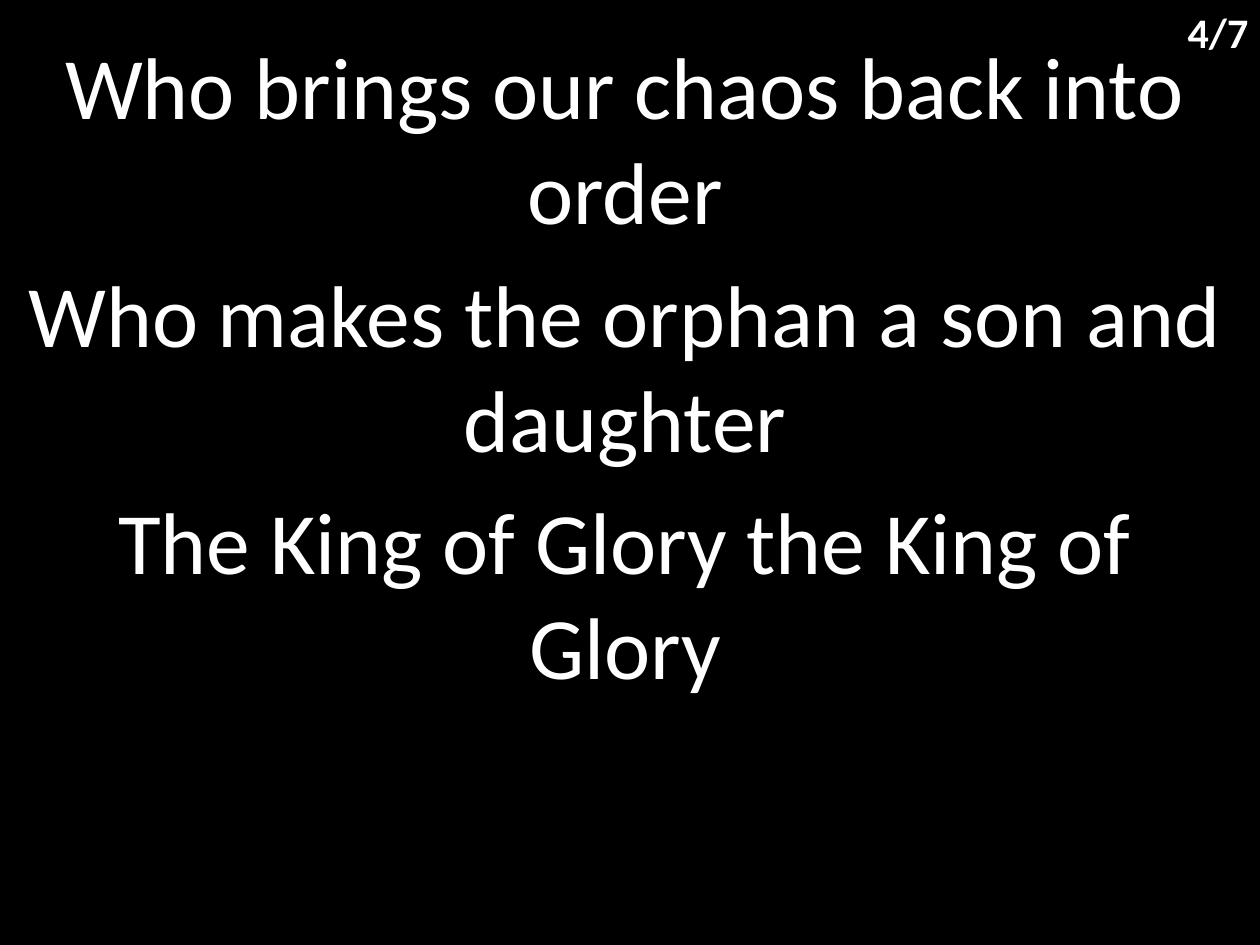
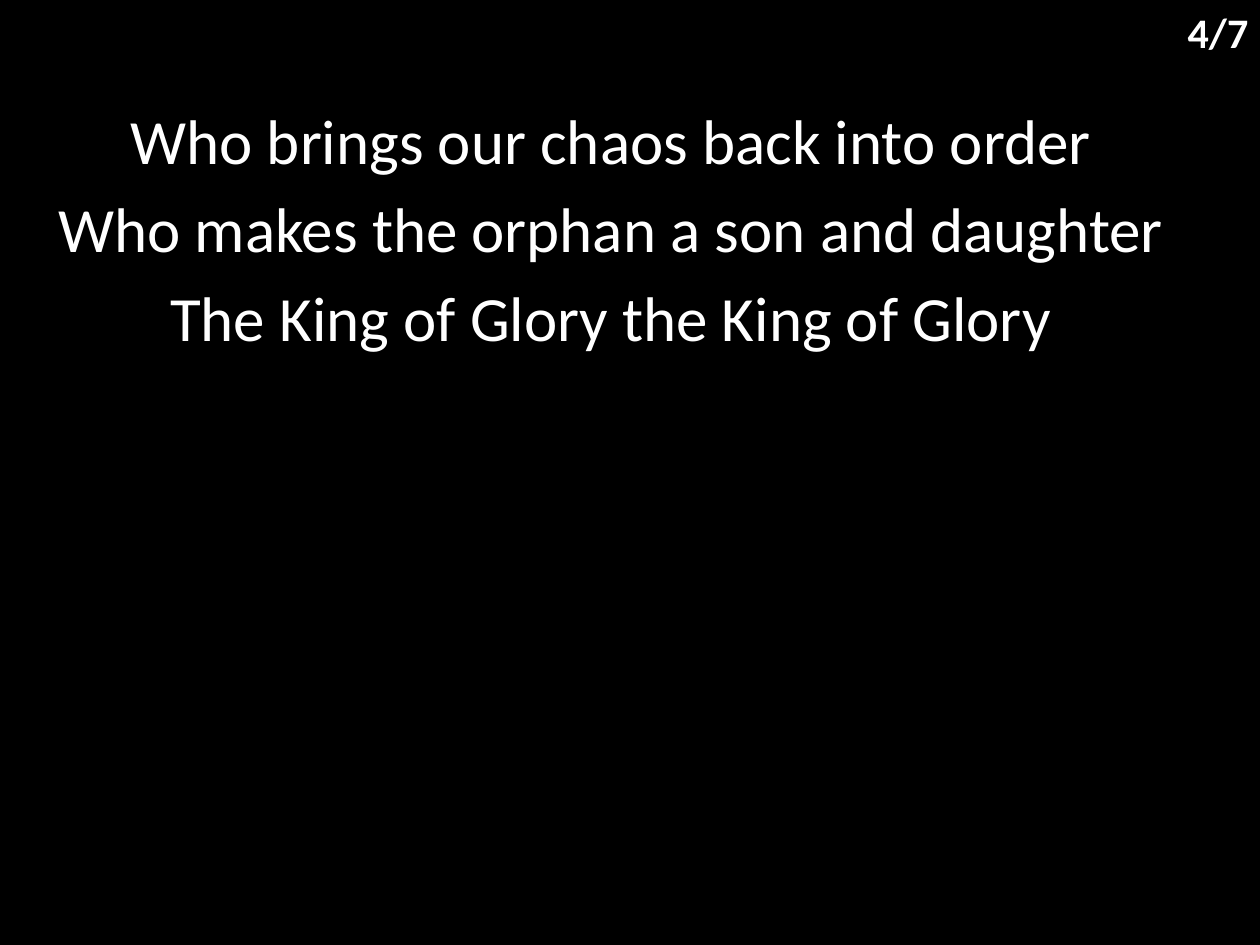
Before and after one commit to hoo-are-ya/worship, a slide deck: slide 5 of docs/songs/this is amazing grace.pptx. Drawn at 1260x945 pixels with LibreOffice and Linux fonts; fonts in the diff are those of the drawing. Boxes give left, top, right and bottom in pixels: in the first picture for what was removed or moved away, otherwise in the second. Text is boxed around its words. In the diff, an @@ line names an element or a change of style, - is before the commit and + after.

```diff
--- a/docs/songs/this is amazing grace.pptx
+++ b/docs/songs/this is amazing grace.pptx
@@ subtitle "Who brings our chaos back ...": place and size @@
-subtitle "Who brings our chaos back ..." at (28,58,1221,693)
+subtitle "Who brings our chaos back ..." at (58,120,1163,352)
@@ subtitle "Who brings our chaos back ..." at (58,120,1163,352): size 50 to 36 pt; less space between paragraphs @@
```
Also in this commit, not shown: 6 other slides changed, 2 other files.
